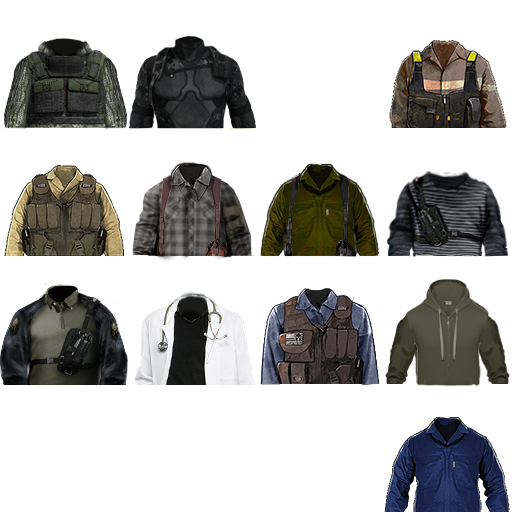
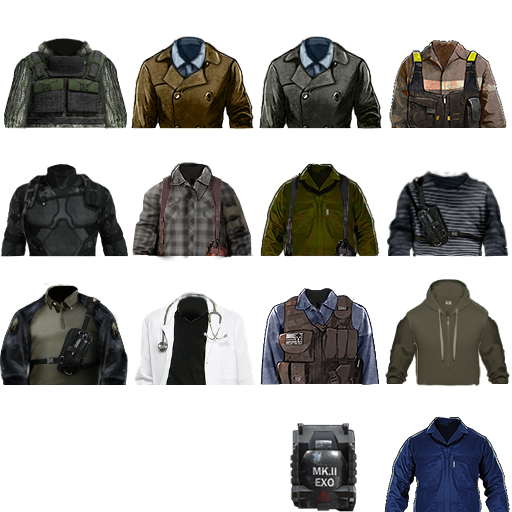
Layered file, before and after one edit (512 x 512). Changes by layer:
renamed "Слой 2" to "Слой 3", painted on it over [left=0, top=36, right=382, bottom=512]
removed layer "Слой 1" over [left=0, top=37, right=382, bottom=512]
